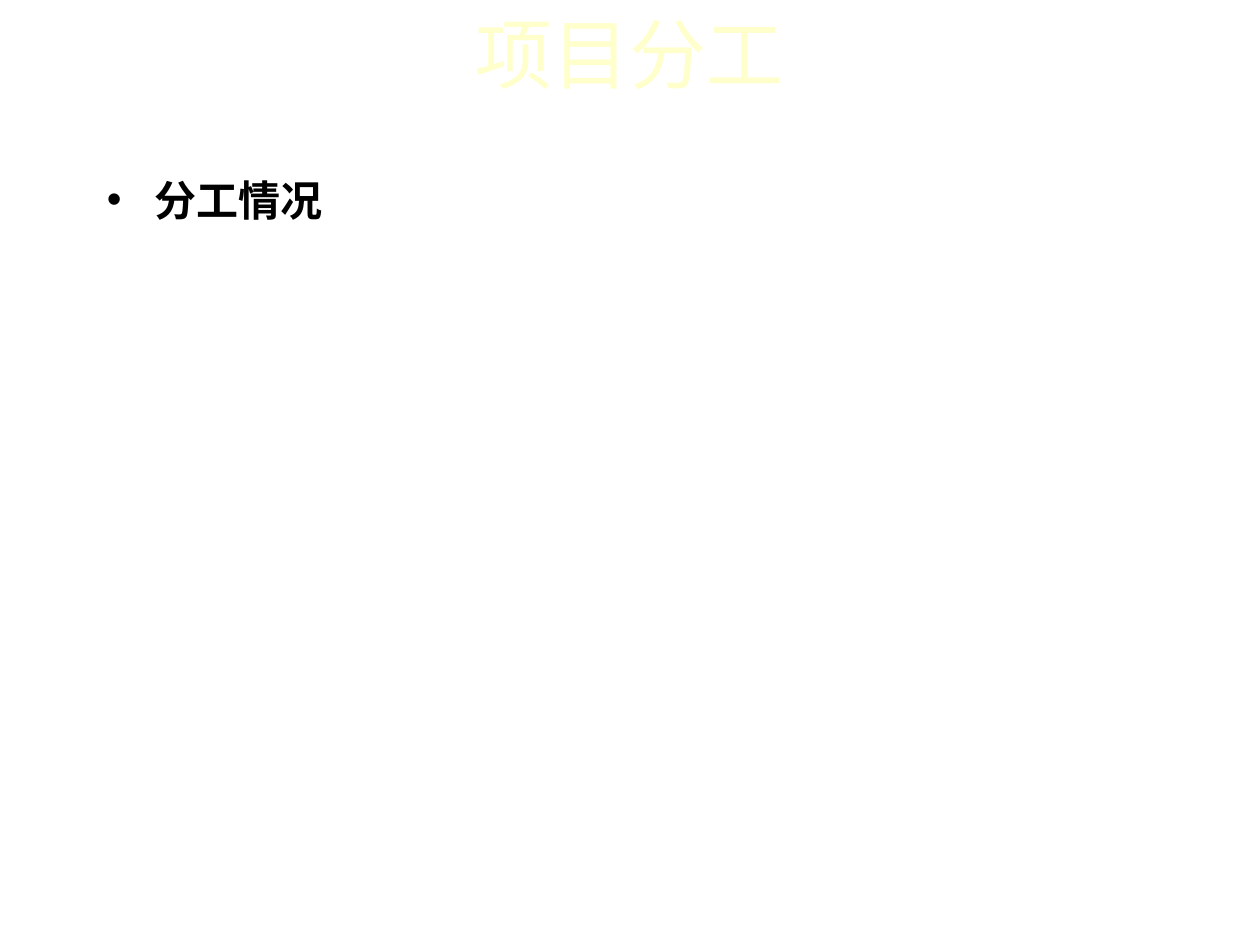
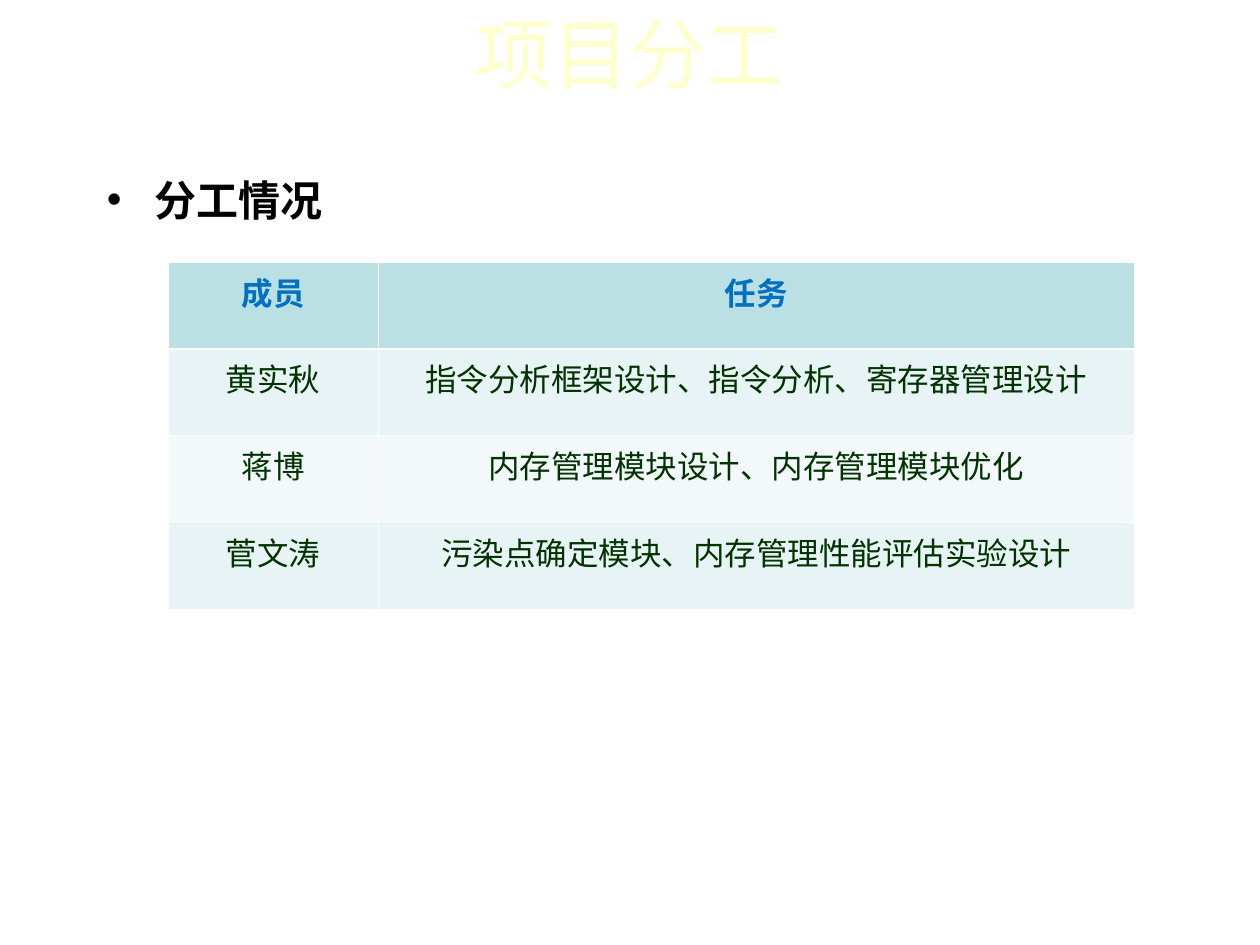
Before and after one commit to iidx/devilheart, a slide deck: slide 7 of doc/TaintAnalysis.ppt. Drawn at 1260x945 pixels with LibreOffice and Linux fonts; fonts in the diff are those of the drawing; background and template pictures are left out. Boxes give left, top, right and bottom in pixels: in the first picture for what was removed or moved away, otherwise in the second. Text is boxed around its words. In the diff, an @@ line names an element or a change of style, - is before the commit and + after.

```diff
--- a/doc/TaintAnalysis.ppt
+++ b/doc/TaintAnalysis.ppt
@@ table added at [168,262,1134,609], 4 rows, 2 columns @@
+成员 | 任务
+黄实秋 | 指令分析框架设计、指令分析、寄存器管理设计
+蒋博 | 内存管理模块设计、内存管理模块优化
+菅文涛 | 污染点确定模块、内存管理性能评估实验设计
```
Also in this commit, not shown: 6 other slides changed, 1 slide added.
